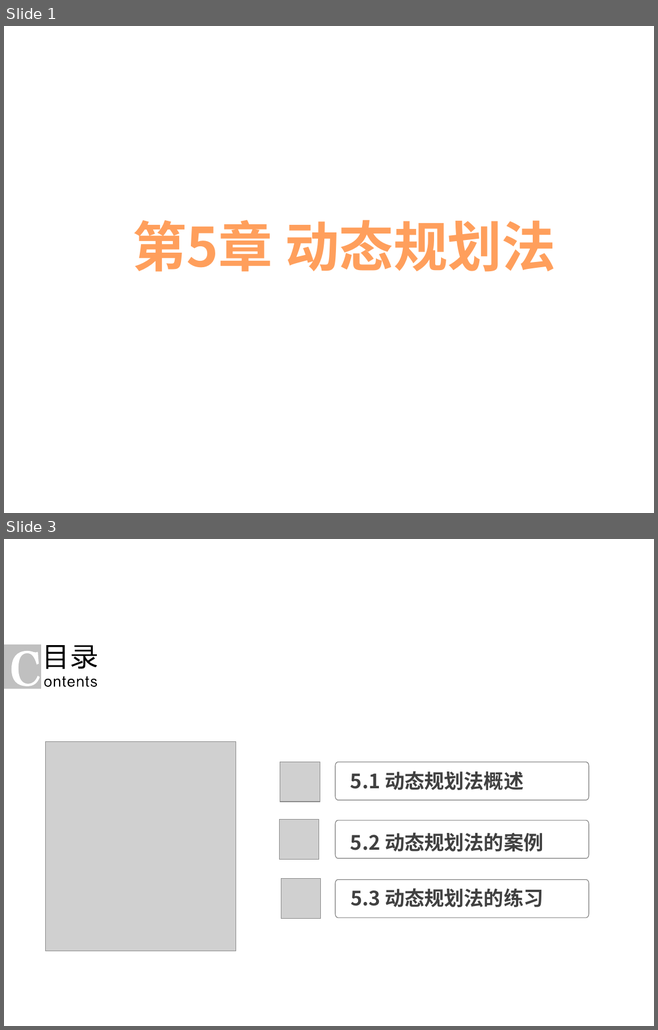
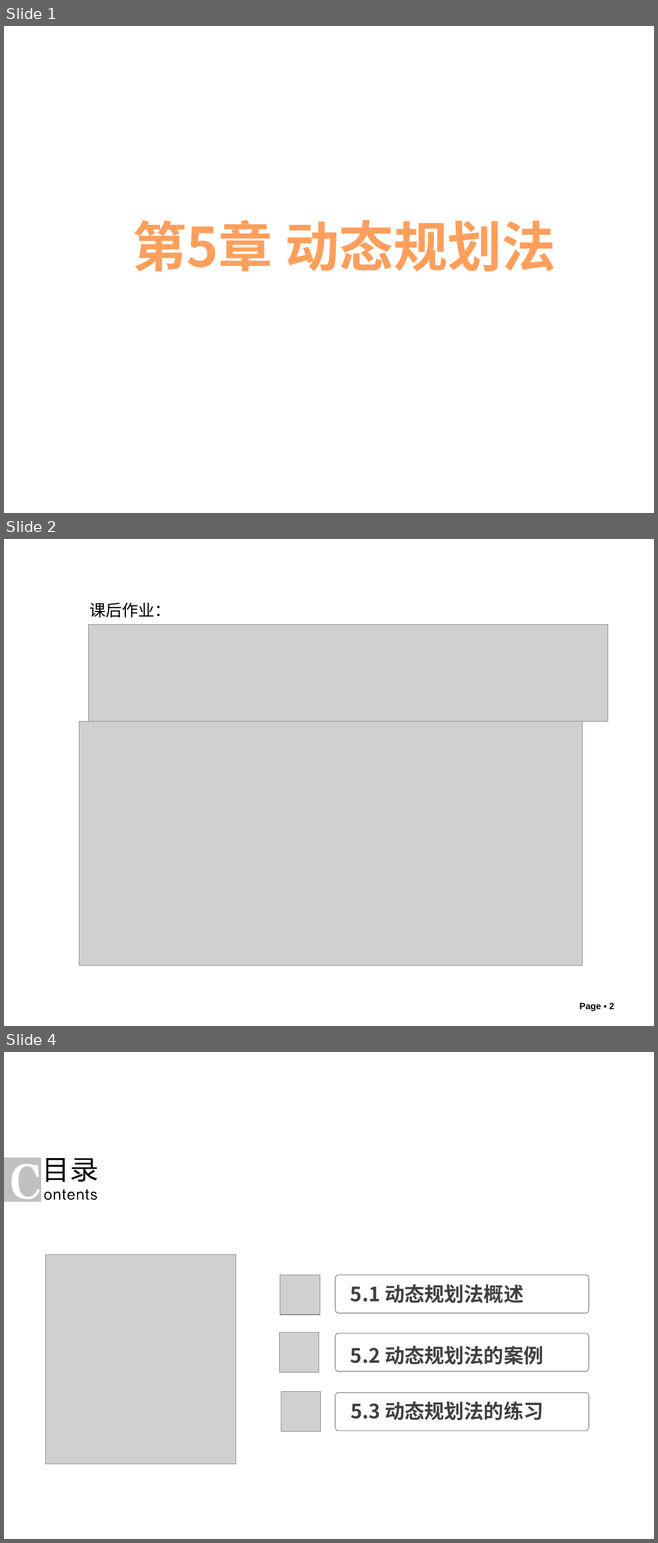
Before and after one commit to liutongling/DP, a slide deck: file/第5章 动态规划法.pptx. Shown one above the other, each under a label of ours: slides 1 and 3 before the commit, slides 1, 2 and 4 after it; the slides between them are not shown. The pictures are 658x1030 and 658x1543 pixels, drawn with LibreOffice and Linux fonts; fonts in the diff are those of the drawing; grey boxes stand for pictures; background and template pictures are left out. Boxes give left, top, right and bottom in pixels: in the first picture for what was removed or moved away, otherwise in the second. Text is boxed around its words. In the diff, an @@ line names an element or a change of style, - is before the commit and + after.

```diff
--- a/file/第5章 动态规划法.pptx
+++ b/file/第5章 动态规划法.pptx
@@ slide 2 added at <box>4,539,654,1026</box>, background #FFFFFF @@
@@ text added at <box>90,602,171,618</box>, 18 pt, text #000000 @@
+课后作业：
@@ picture added at <box>89,625,607,722</box> @@
@@ picture added at <box>79,721,582,965</box> @@
@@ page number added at <box>579,1003,614,1012</box>, 10 pt, text #000000, bold @@
+Page ▪ 2
@@ what was slide 3 is now slide 4 @@
```
Also in this commit, not shown: 3 slides changed, 15 other slides added, 2 other files.
